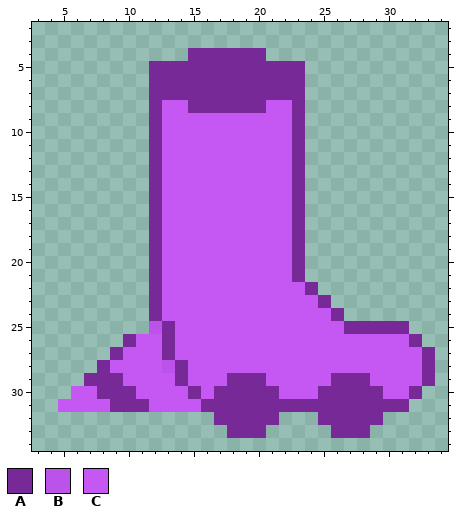
Two states of a pixel-art sprite, resources/Items/Major Movement Buff/Major Movement Buff.png. The first picture shows the starting point.
The file is 40x40 pixels. Colours within 5 levels of each other are drawn and written as one. Shown: x 3..34, y 2..34.
Palette (. is transparent): A #772997  B #bb52e9  C #c557f2
Pixels before, first column x 5:
 4 ..........AAAAAA.............
 5 .......AAAAAAAAAAAA..........
 6 .......AAAAAAAAAAAA..........
 7 .......AAAAAAAAAAAA..........
 8 .......ACCAAAAAACCA..........
 9 .......ACCCCCCCCCCA..........
10 .......ACCCCCCCCCCA..........
11 .......ACCCCCCCCCCA..........
12 .......ACCCCCCCCCCA..........
13 .......ACCCCCCCCCCA..........
14 .......ACCCCCCCCCCA..........
15 .......ACCCCCCCCCCA..........
16 .......ACCCCCCCCCCA..........
17 .......ACCCCCCCCCCA..........
18 .......ACCCCCCCCCCA..........
19 .......ACCCCCCCCCCA..........
20 .......ACCCCCCCCCCA..........
21 .......ACCCCCCCCCCA..........
22 .......ACCCCCCCCCCCA.........
23 .......ACCCCCCCCCCCCA........
24 .......ACCCCCCCCCCCCCA.......
25 .......BACCCCCCCCCCCCCAAAAA..
26 .....ACCACCCCCCCCCCCCCCCCCCA.
27 ....ACCCACCCCCCCCCCCCCCCCCCCA
28 ...ACCCCBACCCCCCCCCCCCCCCCCCA
29 ..AAACCCCACCCAAACCCCCAAACCCCA
30 .CCAAACCCCACAAAAACCCAAAAACCA.
31 CCCCAAACCCCAAAAAAAAAAAAAAAA..
32 ............AAAAA...AAAAA....
33 .............AAA.....AAA.....
After the commit:
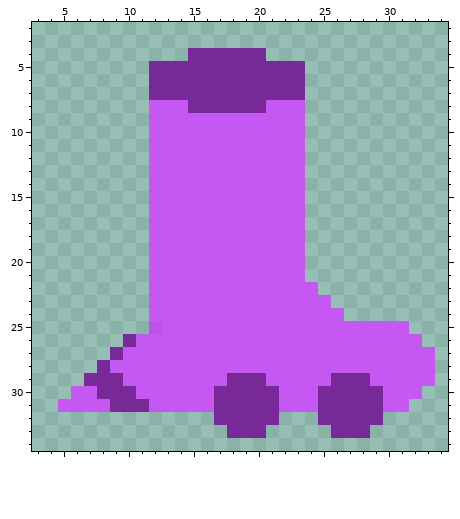
Diff:
y 8..21: x 12 A -> C; x 23 A -> C
y 22: x 12 A -> C; x 24 A -> C
y 23: x 12 A -> C; x 25 A -> C
y 24: x 12 A -> C; x 26 A -> C
y 25: x 13 A -> C; x 27..31 AAAAA -> CCCCC
y 26: x 13 A -> C; x 32 A -> C
y 27: x 13 A -> C; x 33 A -> C
y 28: x 13..14 BA -> CC; x 33 A -> C
y 29: x 14 A -> C; x 33 A -> C
y 30: x 15 A -> C; x 32 A -> C
y 31: x 16 A -> C; x 22..24 AAA -> CCC; x 30..31 AA -> CC
Pixel boxes of the changes (left, top, right, bottom) in both pictures:
changed: (149, 100, 214, 412)
changed: (279, 100, 435, 412)
